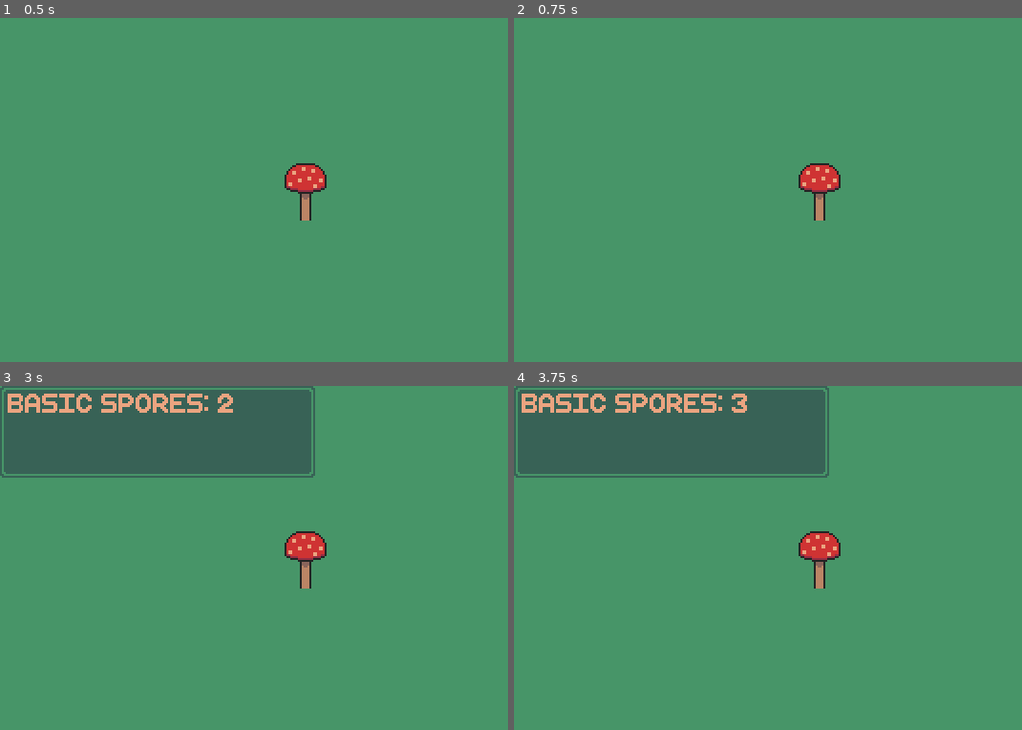
Above: before the commit, frames 1-4 (two rows, left to right).
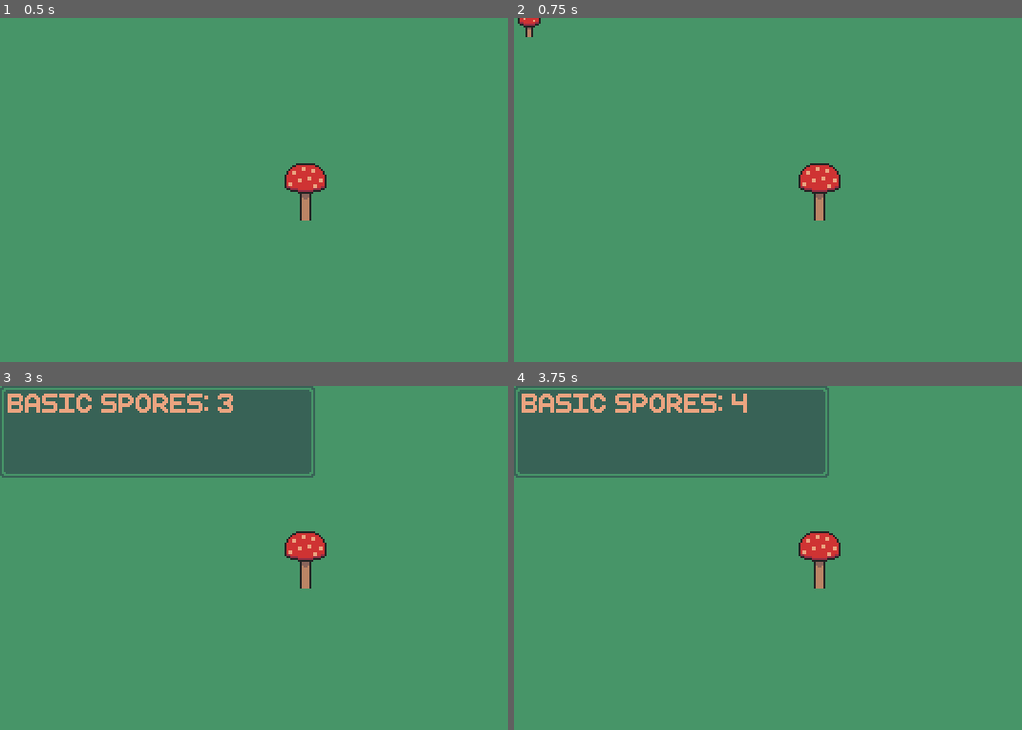
Above: after the commit, the same moments.

Repository: CattacoCattaco/Mushroom-Clicker
Game: Godot game, scene res://game/game.tscn
The game is run twice, just before and just after one commit, with the same random seed, the same clock (stepped at 60 frames per second) and the same inputs.
Inputs (mouse positions are in pixels of both pictures, inside the frame that each line leads up to; where the layout moved, square brackets give the same spot in the first picture):
- Up to frame 1 (0.5 s): no input
- Up to frame 2 (0.75 s): click (529, 21) at 0.52 s
- Up to frame 3 (3 s): click (15, 389) [304, 558] at 1.25 s; click (15, 389) [304, 558] at 2 s; click (15, 389) at 2.77 s
- Up to frame 4 (3.75 s): click (529, 389) [818, 558] at 3.5 s

Frame 1 is identical in both runs. In frame 2, 0.2% of the frame differs, in the area x 0-6%, y 0-6%; in frame 3, less than 0.1%; in frame 4, less than 0.1%.

Commit message:
Placeable Mushrooms
I added a grid of 16x16 tiles where you can click on one to create a mushroom and make it no longer clickable.

Diff:
--- a/game/camera/draggable_camera.gd
+++ b/game/camera/draggable_camera.gd
@@ -1,8 +1,12 @@
 class_name DraggableCamera
 extends Camera2D
+
+@export var game: Game
 
 
 func _input(event: InputEvent) -> void:
 	if event is InputEventMouseMotion:
 		if Input.is_action_pressed("drag_camera"):
 			position -= event.relative
+
+			#if position.x > game.mushroom_grid_manager
--- /dev/null
+++ b/game/game.gd
@@ -0,0 +1,6 @@
+class_name Game
+extends Node2D
+
+@export var mushroom_grid_manager: MushroomGridManager
+@export var draggable_camera: DraggableCamera
+@export var spores_scorecard: SporesScorecard
--- a/game/game.tscn
+++ b/game/game.tscn
@@ -1,22 +1,27 @@
-[gd_scene load_steps=7 format=3 uid="uid://bhj8fwigta313"]
+[gd_scene load_steps=8 format=3 uid="uid://bhj8fwigta313"]
 
-[ext_resource type="PackedScene" uid="uid://dd4gu0rt5h142" path="res://game/spores/shrooms/mushroom.tscn" id="1_dxrkv"]
-[ext_resource type="Texture2D" uid="uid://dw5yn1o0rvqo2" path="res://game/spores/shrooms/big_red_mushroom.png" id="2_dakft"]
+[ext_resource type="Script" uid="uid://dvg5leelxtgrx" path="res://game/spores/mushroom_grid_manager/mushroom_grid_manager.gd" id="1_u5opy"]
+[ext_resource type="Script" uid="uid://dnchxamu0ocgq" path="res://game/game.gd" id="1_y36n6"]
 [ext_resource type="Script" uid="uid://dxswrjcvmgvha" path="res://game/camera/draggable_camera.gd" id="2_vasa2"]
 [ext_resource type="Texture2D" uid="uid://d32vf1baa78s3" path="res://game/ui/spores_scorecard.png" id="3_4fuuu"]
 [ext_resource type="Theme" uid="uid://c0s3xkss3h2gm" path="res://game/ui/text_bold.tres" id="3_h7iqs"]
+[ext_resource type="PackedScene" uid="uid://cumcp8mlj2g04" path="res://game/spores/mushroom_grid_manager/tile/tile.tscn" id="3_l8g03"]
 [ext_resource type="Script" uid="uid://cxo46i38x11n5" path="res://game/spores/spores_scorecard.gd" id="4_dxrkv"]
 
-[node name="Game" type="Node2D"]
+[node name="Game" type="Node2D" node_paths=PackedStringArray("mushroom_grid_manager", "draggable_camera", "spores_scorecard")]
+script = ExtResource("1_y36n6")
+mushroom_grid_manager = NodePath("MushroomGridManager")
+draggable_camera = NodePath("DraggableCamera")
+spores_scorecard = NodePath("DraggableCamera/Control/SporesScorecard")
 
-[node name="BigMushroom" parent="." node_paths=PackedStringArray("spores_scorecard") instance=ExtResource("1_dxrkv")]
-position = Vector2(-16, -16)
-texture = ExtResource("2_dakft")
-spores_scorecard = NodePath("../DraggableCamera/Control/SporesScorecard")
-is_big = true
+[node name="MushroomGridManager" type="Node2D" parent="." node_paths=PackedStringArray("game")]
+script = ExtResource("1_u5opy")
+tile_scene = ExtResource("3_l8g03")
+game = NodePath("..")
 
-[node name="DraggableCamera" type="Camera2D" parent="."]
+[node name="DraggableCamera" type="Camera2D" parent="." node_paths=PackedStringArray("game")]
 script = ExtResource("2_vasa2")
+game = NodePath("..")
 
 [node name="Control" type="Control" parent="DraggableCamera"]
 layout_mode = 3
--- /dev/null
+++ b/game/spores/mushroom_grid_manager/mushroom_grid_manager.gd
@@ -0,0 +1,32 @@
+class_name MushroomGridManager
+extends Node2D
+
+const GRID_SIZE: int = 100
+
+@export var tile_scene: PackedScene
+@export var game: Game
+
+var mushroom_tiles := BitMap.new()
+var big_mushroom_tiles := BitMap.new()
+
+var tiles: Array[Array] = []
+
+
+func _ready() -> void:
+	for x in range(GRID_SIZE):
+		tiles.append([])
+		for y in range(GRID_SIZE):
+			var tile: Tile = tile_scene.instantiate()
+
+			tiles[x].append(tile)
+			add_child(tile)
+
+			tile.pos = Vector2i(x, y)
+			tile.position = Vector2(x - (GRID_SIZE >> 1), y - (GRID_SIZE >> 1)) * 16
+			tile.game = game
+
+	print(GRID_SIZE >> 1)
+	print("done")
+
+	var big_mushroom_tile: Tile = tiles[(GRID_SIZE >> 1) - 1][(GRID_SIZE >> 1) - 1]
+	big_mushroom_tile.add_mushroom(SporesScorecard.SporeType.RED_BASIC, true)
--- /dev/null
+++ b/game/spores/mushroom_grid_manager/tile/tile.gd
@@ -0,0 +1,57 @@
+class_name Tile
+extends Node2D
+
+@export var mushroom_scene: PackedScene
+@export var button: Button
+
+var pos: Vector2i
+var mushroom: Mushroom
+var game: Game
+
+var disabled: bool = false:
+	get:
+		return disabled
+	set(new_value):
+		disabled = new_value
+		if new_value:
+			button.hide()
+		else:
+			button.show()
+
+
+func _ready() -> void:
+	button.pressed.connect(_button_pressed)
+
+
+func _button_pressed() -> void:
+	add_mushroom(SporesScorecard.SporeType.RED_BASIC)
+
+
+func add_mushroom(type: SporesScorecard.SporeType, big: bool = false) -> void:
+	mushroom = mushroom_scene.instantiate()
+	add_child(mushroom)
+
+	mushroom.position = Vector2(0, 0)
+
+	mushroom.type = type
+	mushroom.big = big
+	#mushroom.update_sprite()
+
+	mushroom.spores_scorecard = game.spores_scorecard
+
+	if big:
+		for x in range(2):
+			for y in range(2):
+				var covered_tile: Tile = game.mushroom_grid_manager.tiles[pos.x + x][pos.y + y]
+				covered_tile.disabled = true
+
+
+func remove_mushroom() -> void:
+	if mushroom.big:
+		for x in range(2):
+			for y in range(2):
+				var covered_tile: Tile = game.mushroom_grid_manager.tiles[pos.x + x][pos.y + y]
+				covered_tile.disabled = false
+
+	mushroom.queue_free()
+	mushroom = null
--- /dev/null
+++ b/game/spores/mushroom_grid_manager/tile/tile.tscn
@@ -0,0 +1,17 @@
+[gd_scene load_steps=4 format=3 uid="uid://cumcp8mlj2g04"]
+
+[ext_resource type="Theme" uid="uid://iblhru2fxden" path="res://game/ui/flatter_button.tres" id="1_3brk7"]
+[ext_resource type="Script" uid="uid://dswkxk7fqvorw" path="res://game/spores/mushroom_grid_manager/tile/tile.gd" id="1_kcvd1"]
+[ext_resource type="PackedScene" uid="uid://dd4gu0rt5h142" path="res://game/spores/shrooms/mushroom.tscn" id="2_w6bcc"]
+
+[node name="Tile" type="Node2D" node_paths=PackedStringArray("button")]
+script = ExtResource("1_kcvd1")
+mushroom_scene = ExtResource("2_w6bcc")
+button = NodePath("Button")
+
+[node name="Button" type="Button" parent="."]
+custom_minimum_size = Vector2(16, 16)
+offset_right = 16.0
+offset_bottom = 16.0
+theme = ExtResource("1_3brk7")
+flat = true
--- a/game/spores/shrooms/mushroom.gd
+++ b/game/spores/shrooms/mushroom.gd
@@ -4,11 +4,11 @@
 
 @export var spores_scorecard: SporesScorecard
 
-@export var is_big: bool = false:
+@export var big: bool = false:
 	get:
-		return is_big
+		return big
 	set(value):
-		is_big = value
+		big = value
 		update_sprite()
 
 @export var type: SporesScorecard.SporeType = SporesScorecard.SporeType.RED_BASIC:
@@ -18,7 +18,6 @@
 		type = value
 		update_sprite()
 
-@export var timer: Timer
 @export var texture_button: TextureButton
 
 var payout_amount: int = 1
@@ -27,29 +26,20 @@
 
 func _ready() -> void:
 	if not Engine.is_editor_hint():
-		if is_big:
-			texture_button.pressed.connect(payout)
-		else:
-			timer.timeout.connect(payout)
-			timer.wait_time = seconds_per_payout
-			timer.start()
+		texture_button.pressed.connect(payout)
 
 
 func update_sprite() -> void:
-	var prefix: String = "big_" if is_big else ""
+	var prefix: String = "big_" if big else ""
 
 	var color_name: String = SporesScorecard.SPORE_COLOR_NAMES[type].to_lower()
 	prefix += color_name
 
 	texture = load("res://game/spores/shrooms/%s_mushroom.png" % prefix)
 
-	if is_big:
-		var click_mask := BitMap.new()
-		click_mask.create_from_image_alpha(texture.get_image())
-		texture_button.texture_click_mask = click_mask
-		texture_button.show()
-	else:
-		texture_button.hide()
+	var click_mask := BitMap.new()
+	click_mask.create_from_image_alpha(texture.get_image())
+	texture_button.texture_click_mask = click_mask
 
 
 func payout() -> void:
--- a/game/spores/shrooms/mushroom.tscn
+++ b/game/spores/shrooms/mushroom.tscn
@@ -3,14 +3,11 @@
 [ext_resource type="Texture2D" uid="uid://c0jg5nj2hrl8u" path="res://game/spores/shrooms/red_mushroom.png" id="1_3qe3c"]
 [ext_resource type="Script" uid="uid://st55ghl8rbjn" path="res://game/spores/shrooms/mushroom.gd" id="2_su67v"]
 
-[node name="Mushroom" type="Sprite2D" node_paths=PackedStringArray("timer", "texture_button")]
+[node name="Mushroom" type="Sprite2D" node_paths=PackedStringArray("texture_button")]
 texture = ExtResource("1_3qe3c")
 centered = false
 script = ExtResource("2_su67v")
-timer = NodePath("Timer")
 texture_button = NodePath("TextureButton")
-
-[node name="Timer" type="Timer" parent="."]
 
 [node name="TextureButton" type="TextureButton" parent="."]
 anchors_preset = 15
Not shown, added: game/game.gd.uid
Not shown, added: game/spores/mushroom_grid_manager/mushroom_grid_manager.gd.uid
Not shown, added: game/spores/mushroom_grid_manager/tile/tile.gd.uid
